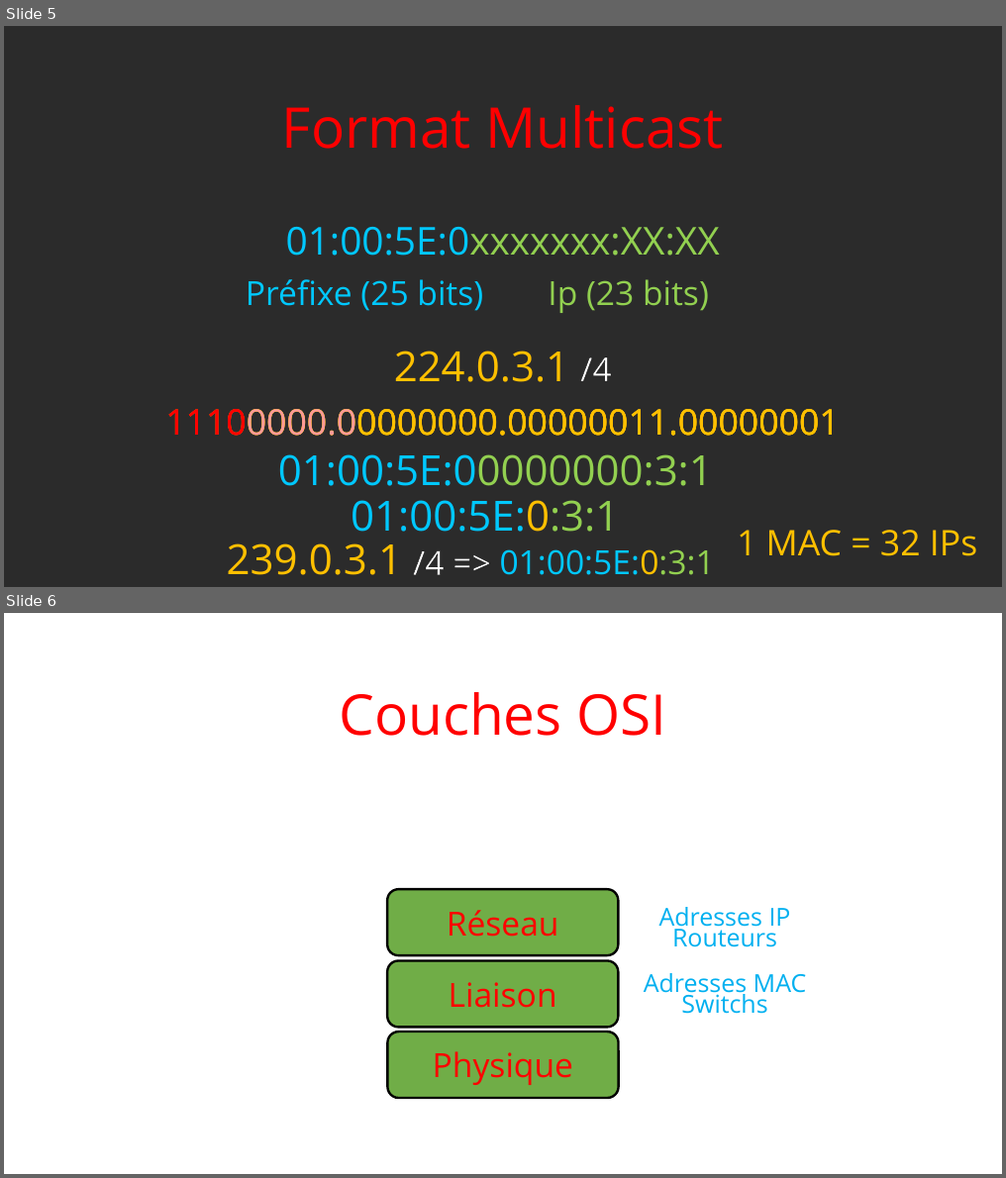
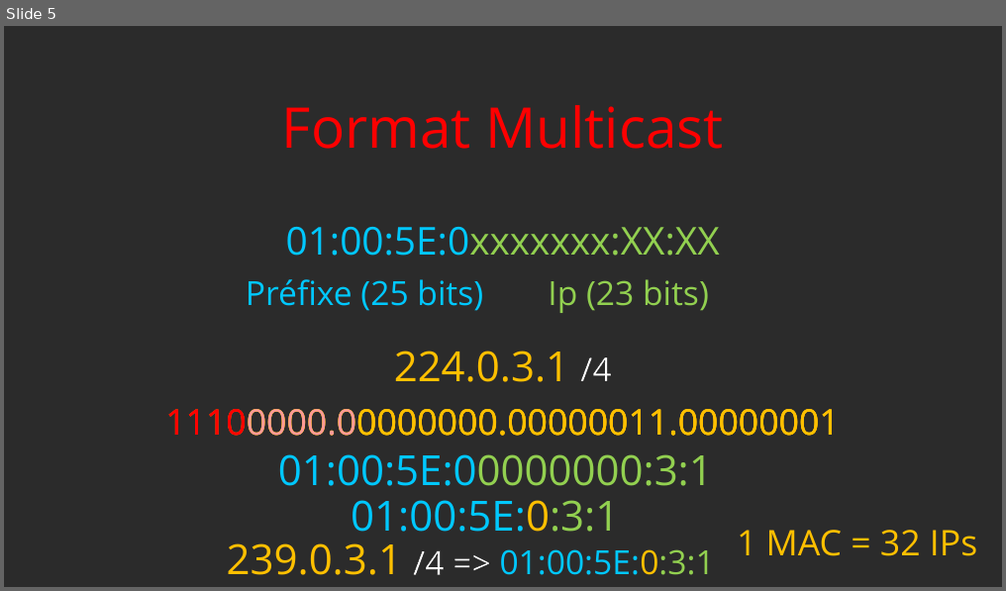
Before and after one commit to DetrembleurArthur/coding-overflow-ytb, a slide deck: networking/arp_mac/presentation.pptx. Shown one above the other, each under a label of ours: slides 5 and 6 before the commit, slide 5 after it. The pictures are 1006x1178 and 1006x591 pixels, drawn with LibreOffice and Linux fonts; fonts in the diff are those of the drawing; background and template pictures are left out; a plain dark background stands for a picture behind light text. Boxes give left, top, right and bottom in pixels: in the first picture for what was removed or moved away, otherwise in the second. Text is boxed around its words. In the diff, an @@ line names an element or a change of style, - is before the commit and + after.

```diff
--- a/networking/arp_mac/presentation.pptx
+++ b/networking/arp_mac/presentation.pptx
@@ slide 6 removed at (4, 613, 1002, 1174), background picture (left out) @@
@@ text removed at (339, 692, 666, 736) @@
-Couches OSI
@@ rounded rectangle removed at (387, 889, 618, 956) @@
-Réseau
@@ text removed at (659, 907, 791, 948) @@
-Adresses IP
-Routeurs
@@ rounded rectangle removed at (387, 961, 618, 1028) @@
-Liaison
@@ text removed at (644, 973, 807, 1014) @@
-Adresses MAC
-Switchs
@@ rounded rectangle removed at (387, 1032, 618, 1099) @@
-Physique
```
Also in this commit, not shown: 2 slides changed, 1 other file.
